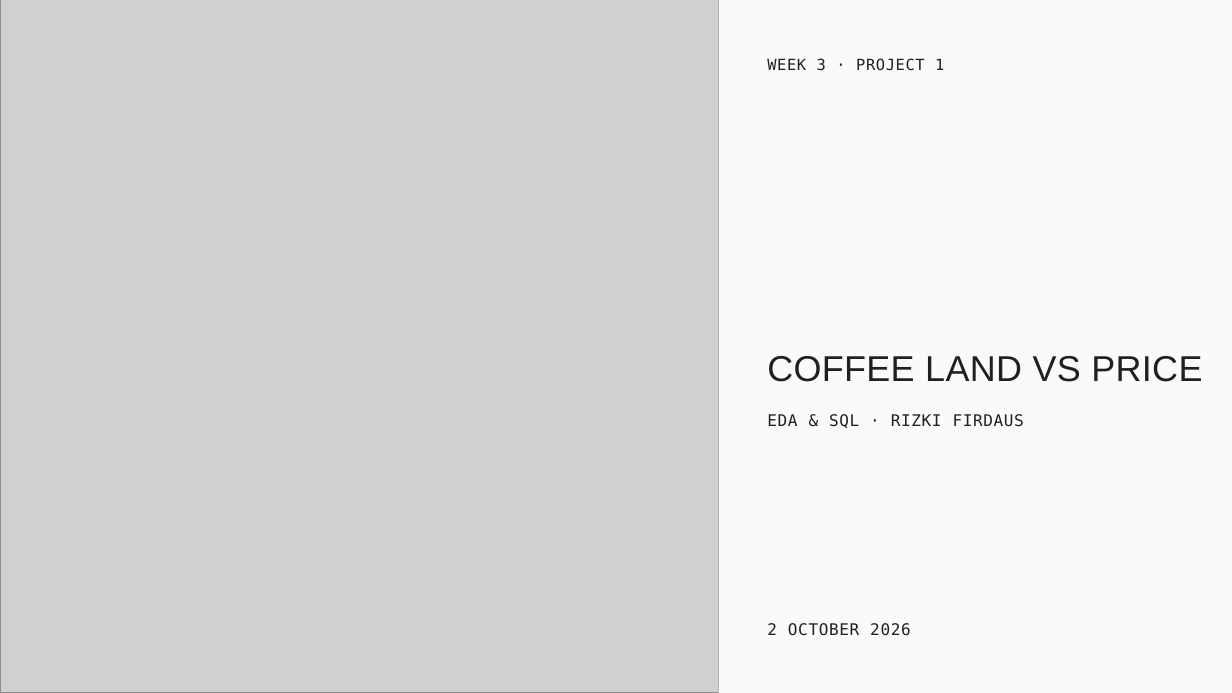
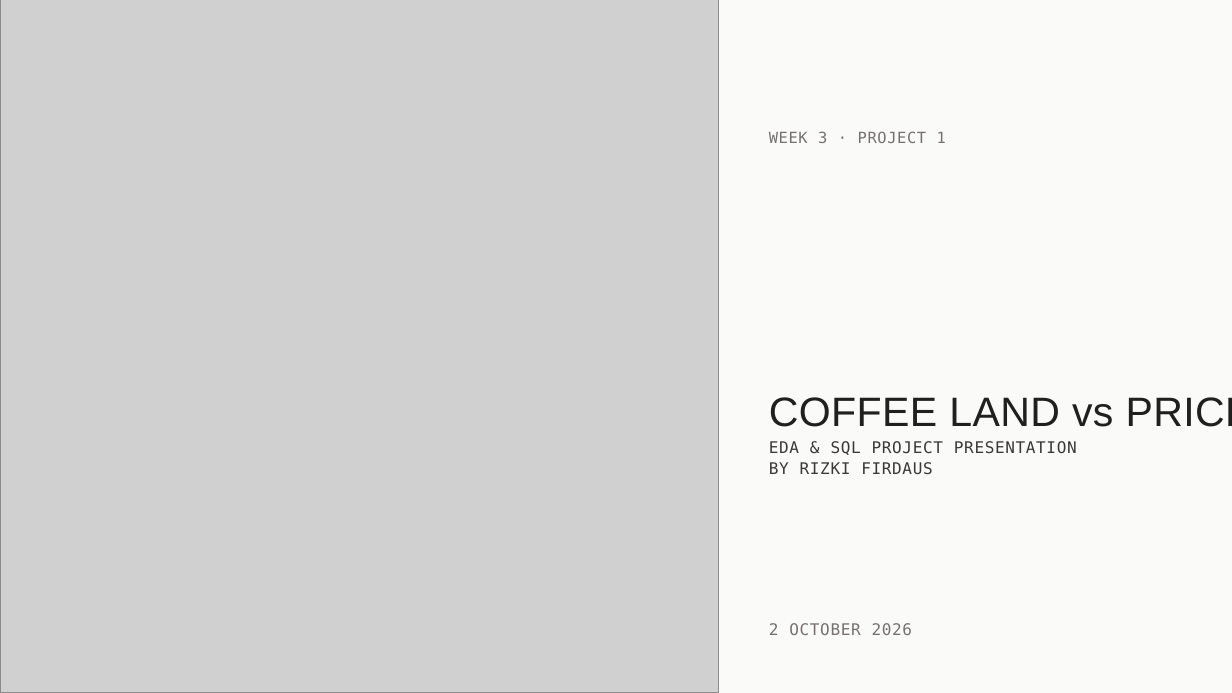
Before and after one commit to benjiro000/project-1-eda, a slide deck: slide 1 of presentation/project-1-presentation-rizki.pptx. Drawn at 1232x693 pixels with LibreOffice and Linux fonts; fonts in the diff are those of the drawing; grey boxes stand for pictures; background and template pictures are left out. Boxes give left, top, right and bottom in pixels: in the first picture for what was removed or moved away, otherwise in the second. Text is boxed around its words. In the diff, an @@ line names an element or a change of style, - is before the commit and + after.

Commit message:
project1rizki

```diff
--- a/presentation/project-1-presentation-rizki.pptx
+++ b/presentation/project-1-presentation-rizki.pptx
@@ rectangle resized from (x1=719, y1=0, x2=1232, y2=693) to (x1=0, y1=0, x2=1232, y2=693) @@
@@ rectangle removed at (x1=0, y1=0, x2=1232, y2=693) @@
@@ text "WEEK 3 · PROJECT 1" at (x1=769, y1=131, x2=946, y2=143): text colour #202020 to #767171 @@
@@ text "WEEK 3 · PROJECT 1" moved from (x1=767, y1=58, x2=944, y2=71) to (x1=769, y1=131, x2=946, y2=143) @@
@@ text at (x1=769, y1=397, x2=1232, y2=427): text changed; size 28 to 32 pt @@
-COFFEE LAND VS PRICE
+COFFEE LAND vs PRICE
@@ text at (x1=769, y1=441, x2=1077, y2=475): text changed; text colour #202020 to #3B3838 @@
-EDA & SQL · RIZKI FIRDAUS
+EDA & SQL PROJECT PRESENTATION
+BY RIZKI FIRDAUS
@@ text "2 OCTOBER 2026" at (x1=769, y1=623, x2=913, y2=635): text colour #202020 to #767171 @@
```
Also in this commit, not shown: 5 other slides changed, 3 slides added, 1 slide removed.
